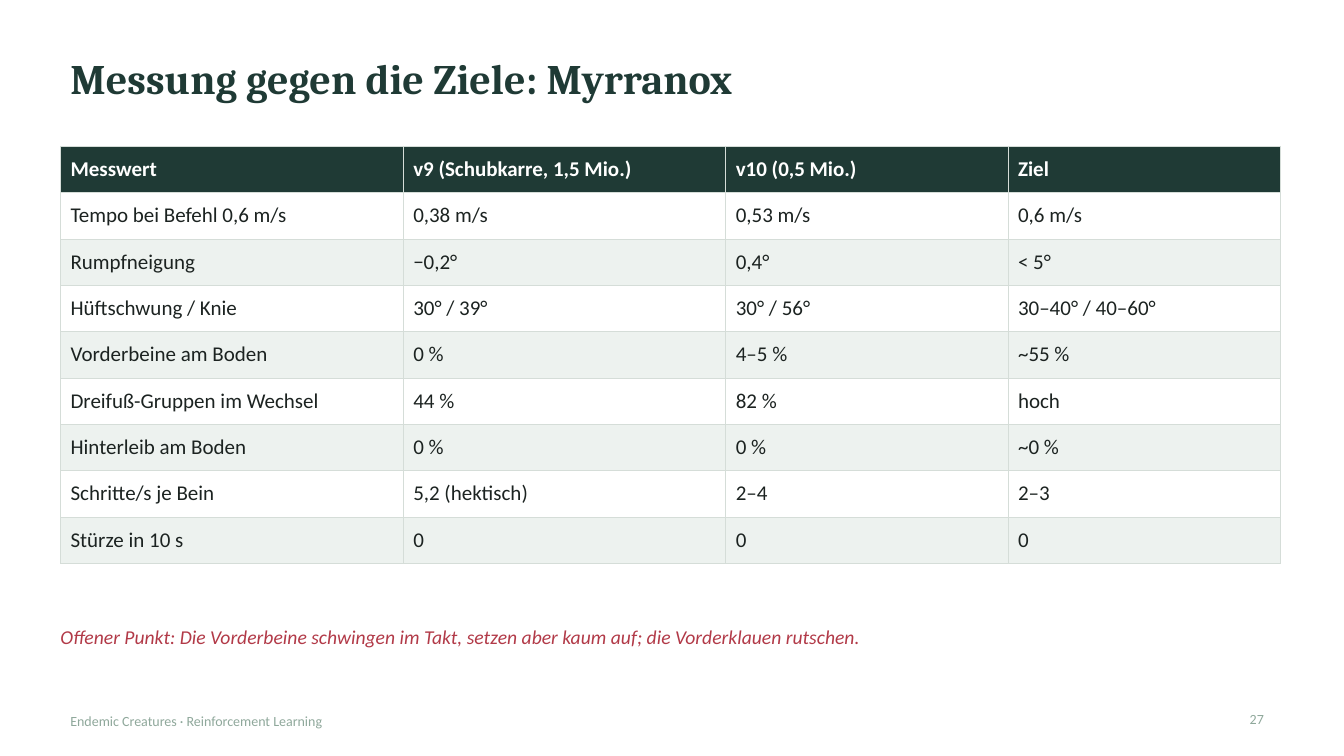
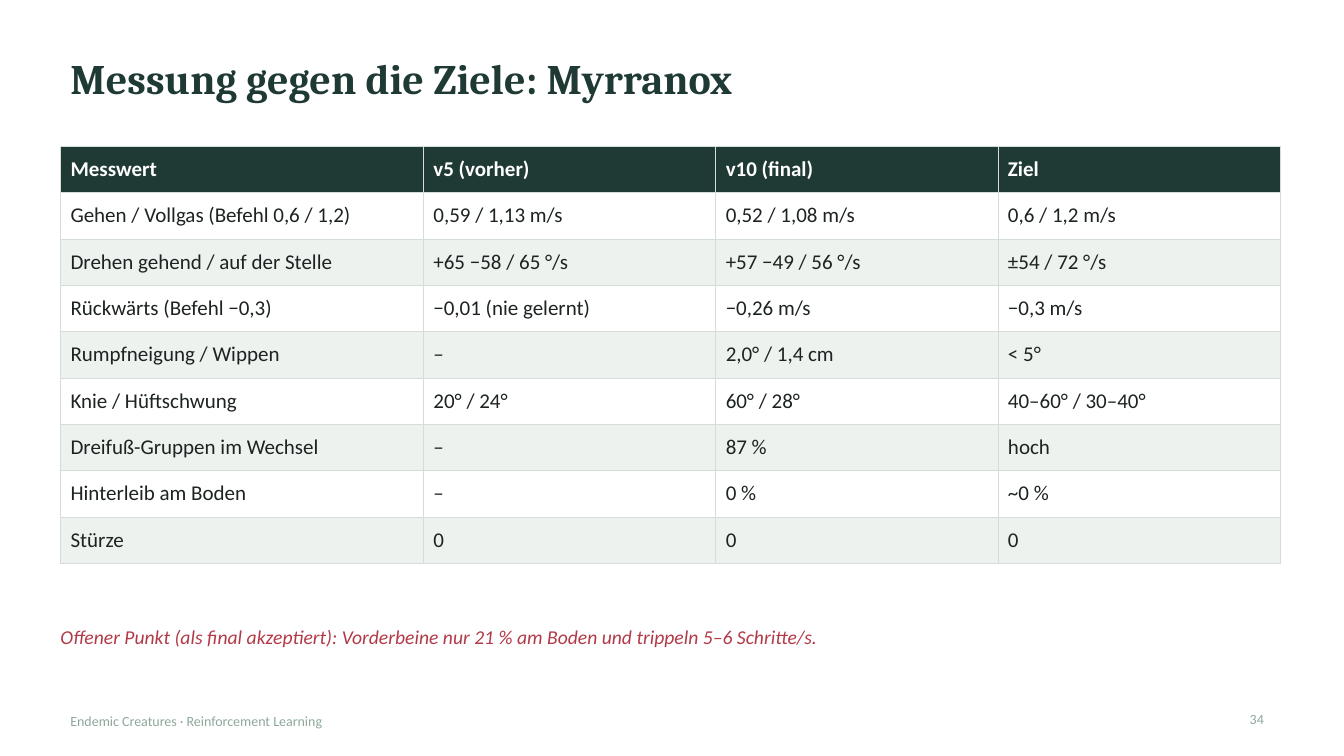
Before and after one commit to xTh0masx/Reinforcement_Learning_Creature, a slide deck: slide 34 of docs/presentation/Endemic_Creatures_RL.pptx (slide 27 before the commit). Drawn at 1344x756 pixels with LibreOffice and Linux fonts; fonts in the diff are those of the drawing. Boxes give left, top, right and bottom in pixels: in the first picture for what was removed or moved away, otherwise in the second. Text is boxed around its words. In the diff, an @@ line names an element or a change of style, - is before the commit and + after.

```diff
--- a/docs/presentation/Endemic_Creatures_RL.pptx
+++ b/docs/presentation/Endemic_Creatures_RL.pptx
@@ table at box(60, 146, 1280, 551) @@
-row 1, column 2: v9 (Schubkarre, 1,5 Mio.)
+row 1, column 2: v5 (vorher)
-row 1, column 3: v10 (0,5 Mio.)
+row 1, column 3: v10 (final)
-row 2: Tempo bei Befehl 0,6 m/s | 0,38 m/s | 0,53 m/s | 0,6 m/s
+row 2: Gehen / Vollgas (Befehl 0,6 / 1,2) | 0,59 / 1,13 m/s | 0,52 / 1,08 m/s | 0,6 / 1,2 m/s
-row 3: Rumpfneigung | −0,2° | 0,4° | < 5°
+row 3: Drehen gehend / auf der Stelle | +65 −58 / 65 °/s | +57 −49 / 56 °/s | ±54 / 72 °/s
-row 4: Hüftschwung / Knie | 30° / 39° | 30° / 56° | 30–40° / 40–60°
+row 4: Rückwärts (Befehl −0,3) | −0,01 (nie gelernt) | −0,26 m/s | −0,3 m/s
-row 5: Vorderbeine am Boden | 0 % | 4–5 % | ~55 %
+row 5: Rumpfneigung / Wippen | – | 2,0° / 1,4 cm | < 5°
-row 6: Dreifuß-Gruppen im Wechsel | 44 % | 82 % | hoch
+row 6: Knie / Hüftschwung | 20° / 24° | 60° / 28° | 40–60° / 30–40°
-row 7: Hinterleib am Boden | 0 % | 0 % | ~0 %
+row 7: Dreifuß-Gruppen im Wechsel | – | 87 % | hoch
-row 8: Schritte/s je Bein | 5,2 (hektisch) | 2–4 | 2–3
+row 8: Hinterleib am Boden | – | 0 % | ~0 %
-row 9, column 1: Stürze in 10 s
+row 9, column 1: Stürze
@@ text at box(60, 630, 817, 647): text changed @@
-Offener Punkt: Die Vorderbeine schwingen im Takt, setzen aber kaum auf; die Vorderklauen rutschen.
+Offener Punkt (als final akzeptiert): Vorderbeine nur 21 % am Boden und trippeln 5–6 Schritte/s.
@@ page number at box(1250, 715, 1264, 724): text changed @@
-27
+34
```
Also in this commit, not shown: 18 other slides changed, 8 slides added, 7 other files.
